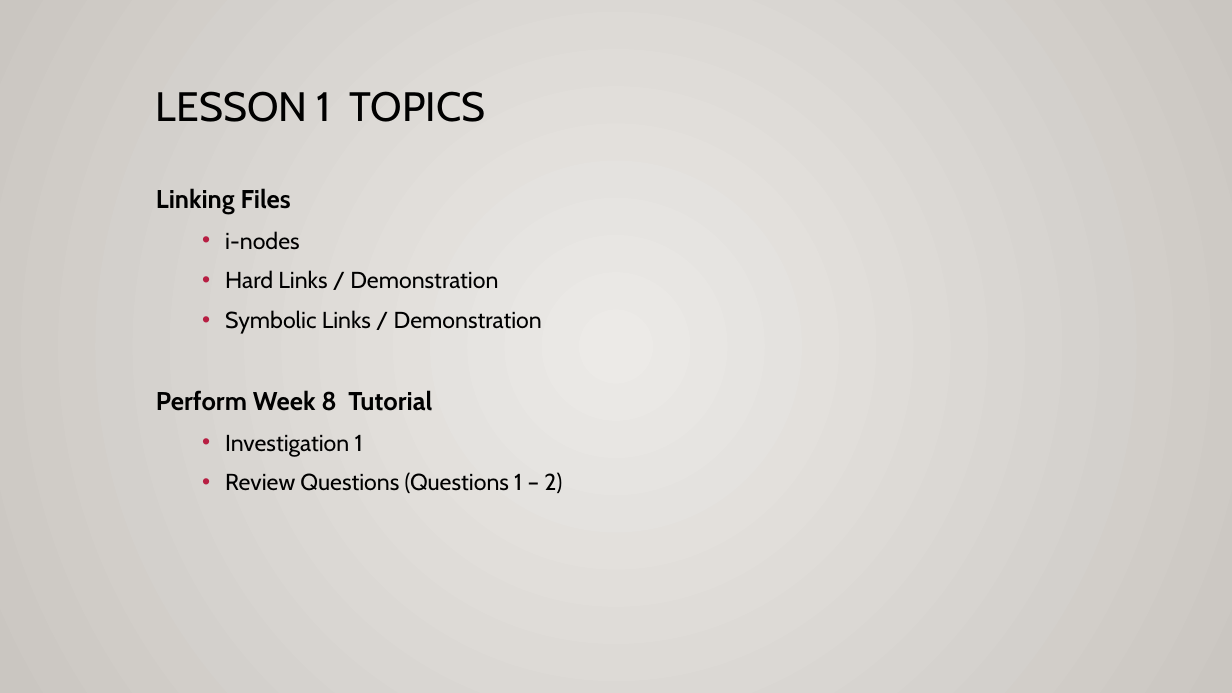
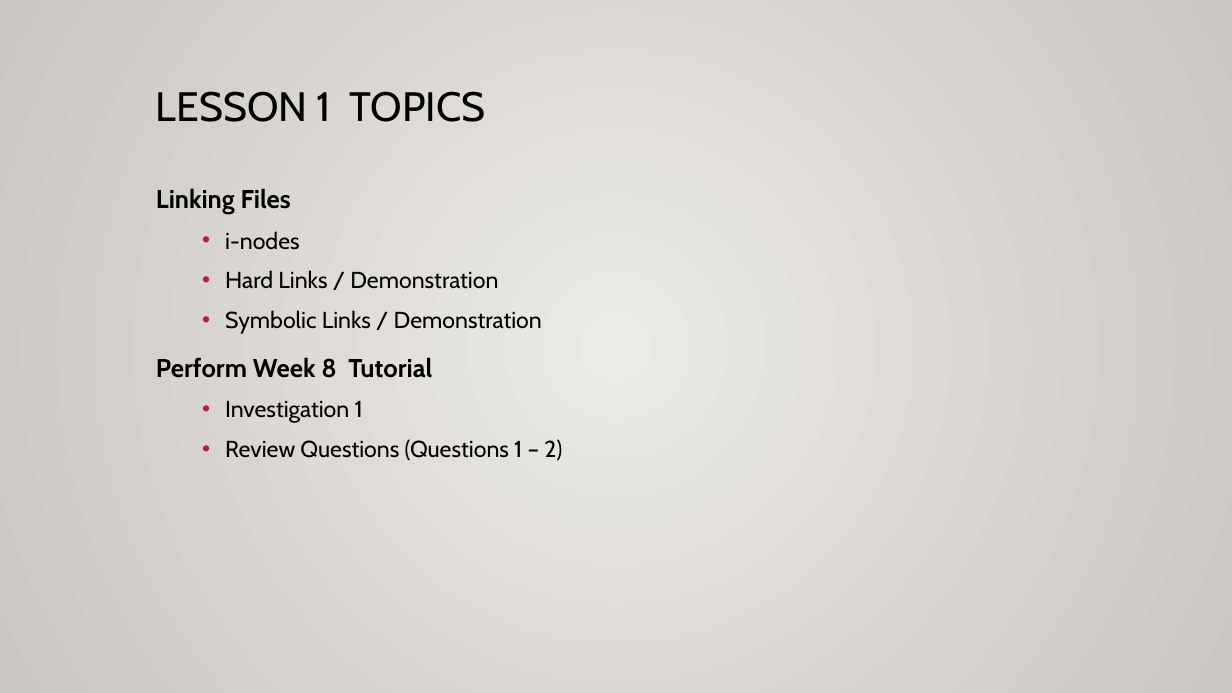
Before and after one commit to ULI101/slides, a slide deck: slide 2 of ULI101-8.1.pptx. Drawn at 1232x693 pixels with LibreOffice and Linux fonts; fonts in the diff are those of the drawing. Boxes give left, top, right and bottom in pixels: in the first picture for what was removed or moved away, otherwise in the second. Text is boxed around its words. In the diff, an @@ line names an element or a change of style, - is before the commit and + after.

```diff
--- a/ULI101-8.1.pptx
+++ b/ULI101-8.1.pptx
@@ text "Linking Files" rewrapped from [156, 188, 562, 493] to [156, 188, 562, 460] @@
```
Also in this commit, not shown: 7 other slides changed, 1 slide added.
